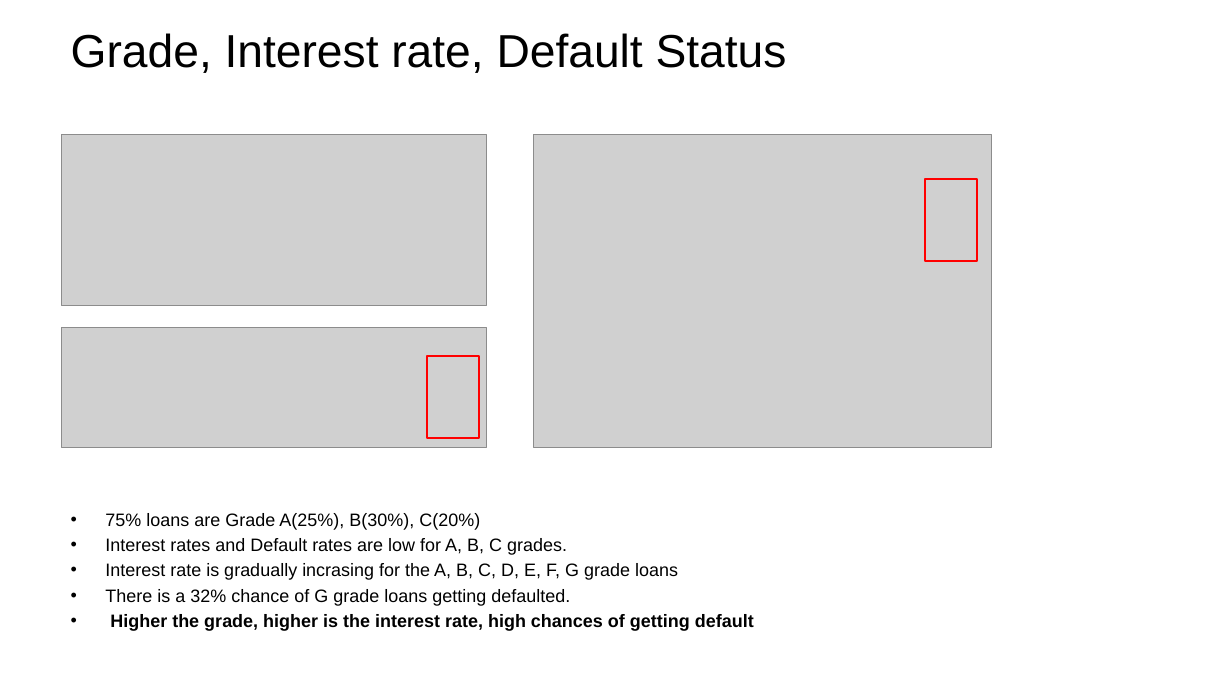
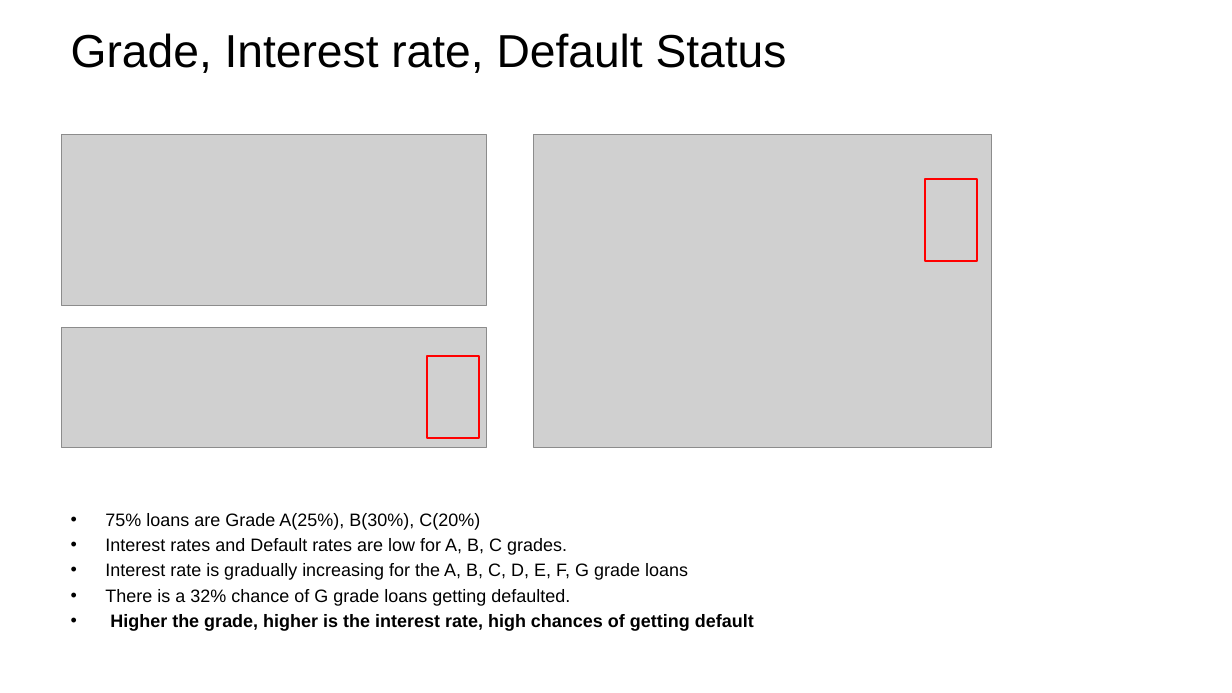
Before and after one commit to irish-luong/LandingClubCaseStudy, a slide deck: slide 7 of lending_club_case_study.pptx. Drawn at 1232x693 pixels with LibreOffice and Linux fonts; fonts in the diff are those of the drawing; grey boxes stand for pictures; background and template pictures are left out. Boxes give left, top, right and bottom in pixels: in the first picture for what was removed or moved away, otherwise in the second. Text is boxed around its words. In the diff, an @@ line names an element or a change of style, - is before the commit and + after.

```diff
--- a/lending_club_case_study.pptx
+++ b/lending_club_case_study.pptx
@@ text at (105,563,688,580): text changed @@
-• Interest rate is gradually incrasing for the A, B, C, D, E, F, G grade loans
+• Interest rate is gradually increasing for the A, B, C, D, E, F, G grade loans
```
Also in this commit, not shown: 10 other slides changed.
